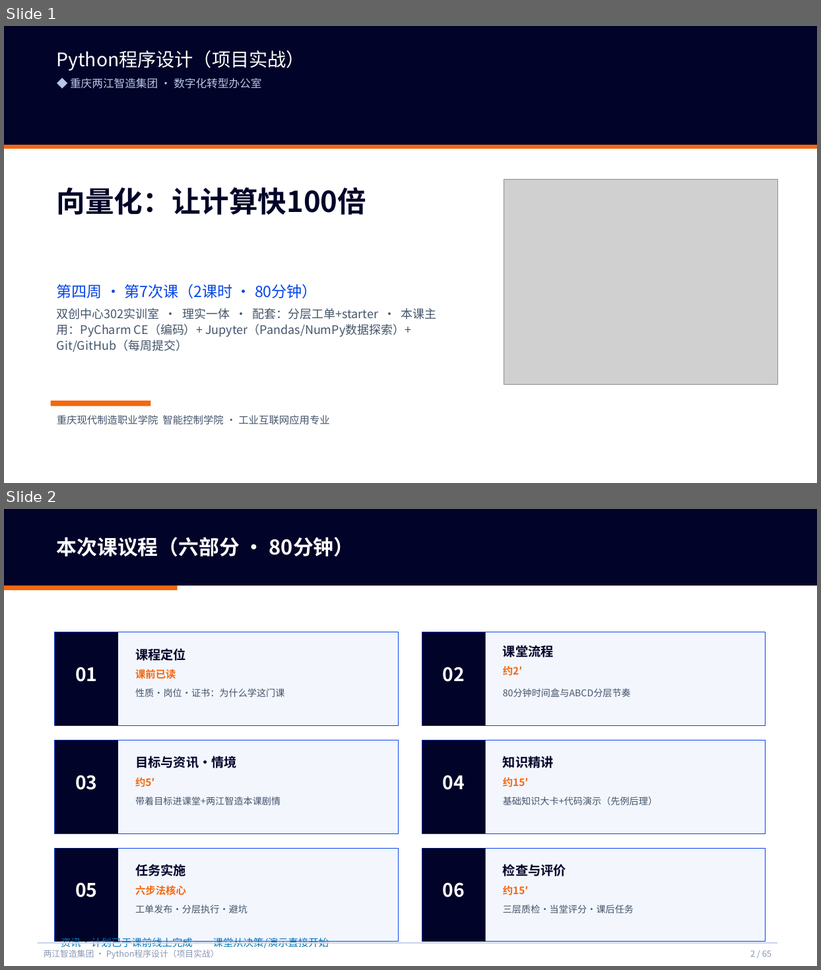
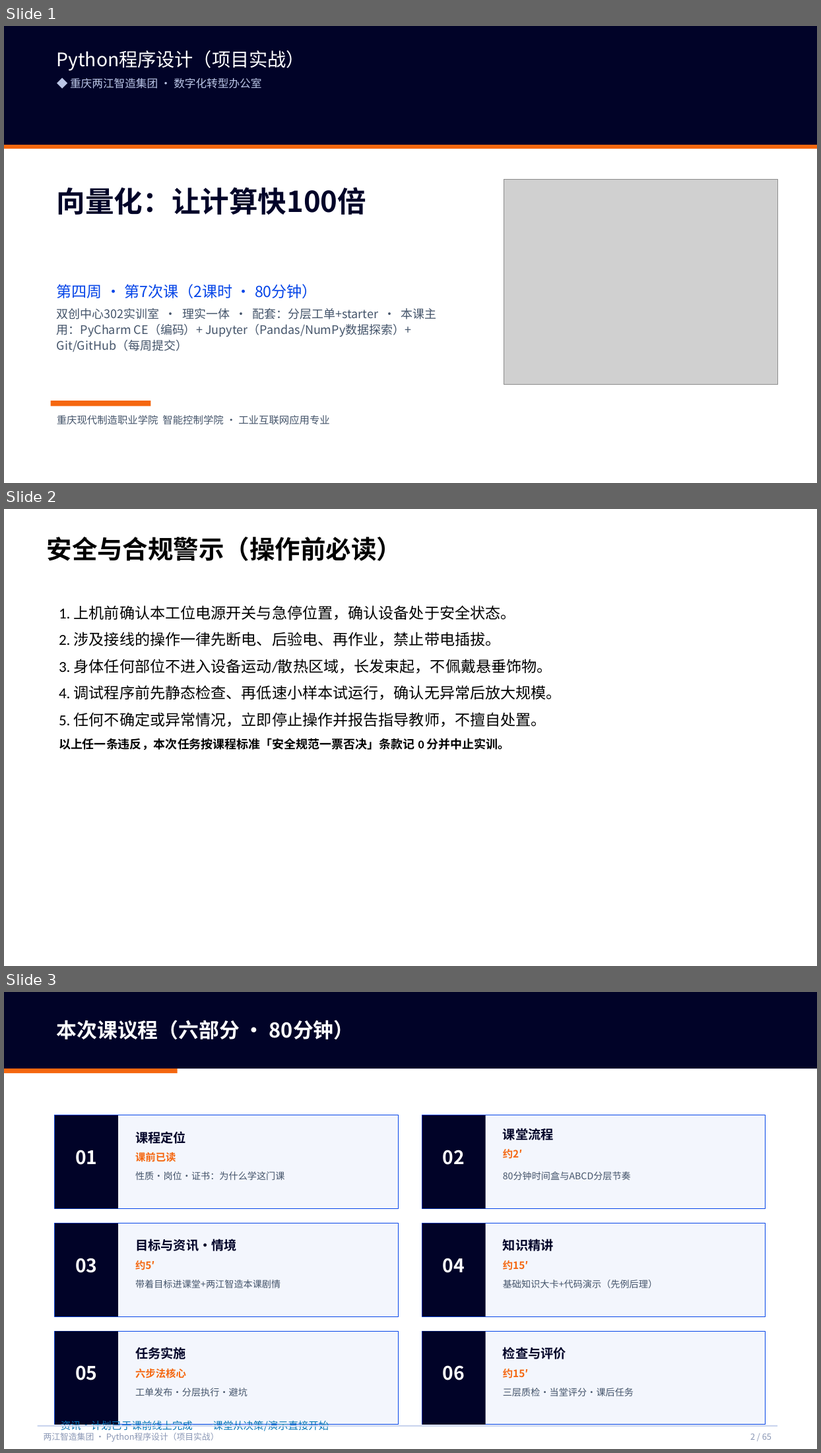
Before and after one commit to tianqiongenze/industrial-IoT-python-programming, a slide deck: V2授课PPT/W04-第7次课-向量化：让计算快100倍.pptx. Shown one above the other, each under a label of ours: slides 1 and 2 before the commit, slides 1, 2 and 3 after it. The pictures are 821x970 and 821x1453 pixels, drawn with LibreOffice and Linux fonts; fonts in the diff are those of the drawing; grey boxes stand for pictures. Boxes give left, top, right and bottom in pixels: in the first picture for what was removed or moved away, otherwise in the second. Text is boxed around its words. In the diff, an @@ line names an element or a change of style, - is before the commit and + after.

```diff
--- a/V2授课PPT/W04-第7次课-向量化：让计算快100倍.pptx
+++ b/V2授课PPT/W04-第7次课-向量化：让计算快100倍.pptx
@@ slide 2 added at (4, 509, 817, 966), background #FFFFFF @@
@@ text added at (47, 537, 403, 561), 30 pt, text #000000, bold @@
+安全与合规警示（操作前必读）
@@ text added at (59, 605, 562, 751), 18 pt, text #000000 @@
+1. 上机前确认本工位电源开关与急停位置，确认设备处于安全状态。
+2. 涉及接线的操作一律先断电、后验电、再作业，禁止带电插拔。
+3. 身体任何部位不进入设备运动/散热区域，长发束起，不佩戴悬垂饰物。
+4. 调试程序前先静态检查、再低速小样本试运行，确认无异常后放大规模。
+5. 任何不确定或异常情况，立即停止操作并报告指导教师，不擅自处置。
+以上任一条违反，本次任务按课程标准「安全规范一票否决」条款记 0 分并中止实训。
@@ what was slide 2 is now slide 3 @@
```
Also in this commit, not shown: 2 other slides added, 47 other files.
